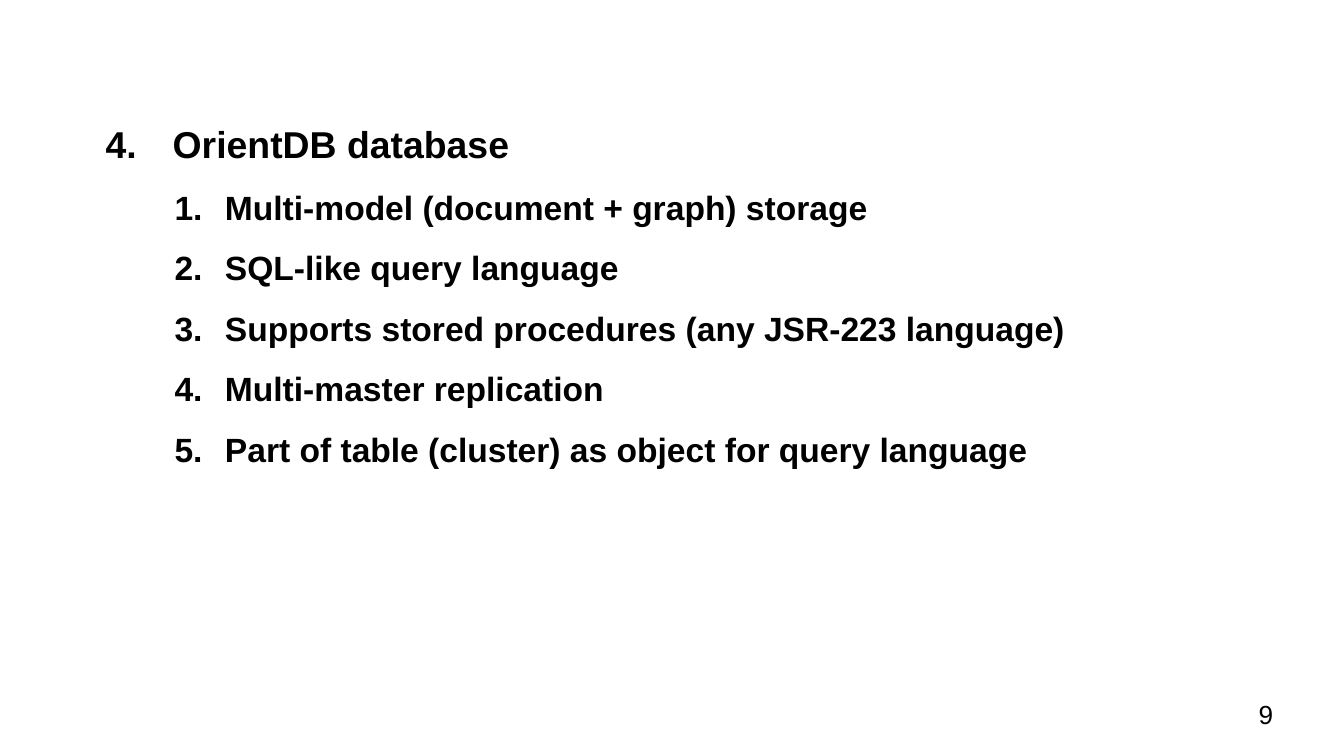
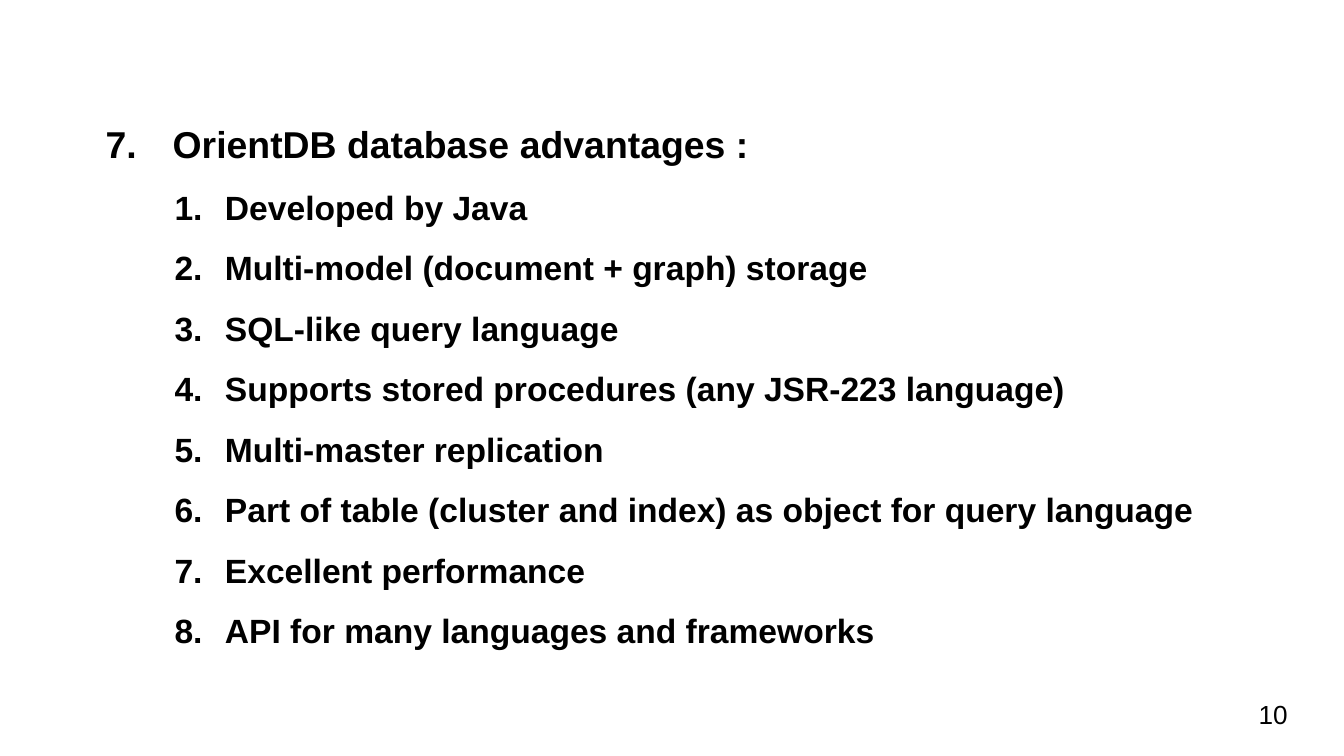
Before and after one commit to schernolyas/jpoint2017, a slide deck: slide 10 of presentation/jpoint2017.pptx (slide 9 before the commit). Drawn at 1344x756 pixels with LibreOffice and Linux fonts; fonts in the diff are those of the drawing. Boxes give left, top, right and bottom in pixels: in the first picture for what was removed or moved away, otherwise in the second. Text is boxed around its words. In the diff, an @@ line names an element or a change of style, - is before the commit and + after.

Commit message:
working on presentation

```diff
--- a/presentation/jpoint2017.pptx
+++ b/presentation/jpoint2017.pptx
@@ text at bbox=[173, 131, 726, 226]: text changed @@
-  4. OrientDB database
+  7. OrientDB database advantages :
+    1. Developed by Java
@@ text at bbox=[225, 497, 1193, 649]: text changed @@
-    5. Part of table (cluster) as object for query language
+    6. Part of table (cluster and index) as object for query language
+    7. Excellent performance
+    8. API for many languages and frameworks
@@ page number at bbox=[1259, 705, 1288, 725]: text changed @@
-9
+10
```
Also in this commit, not shown: 1 other slide changed, 4 slides added.
